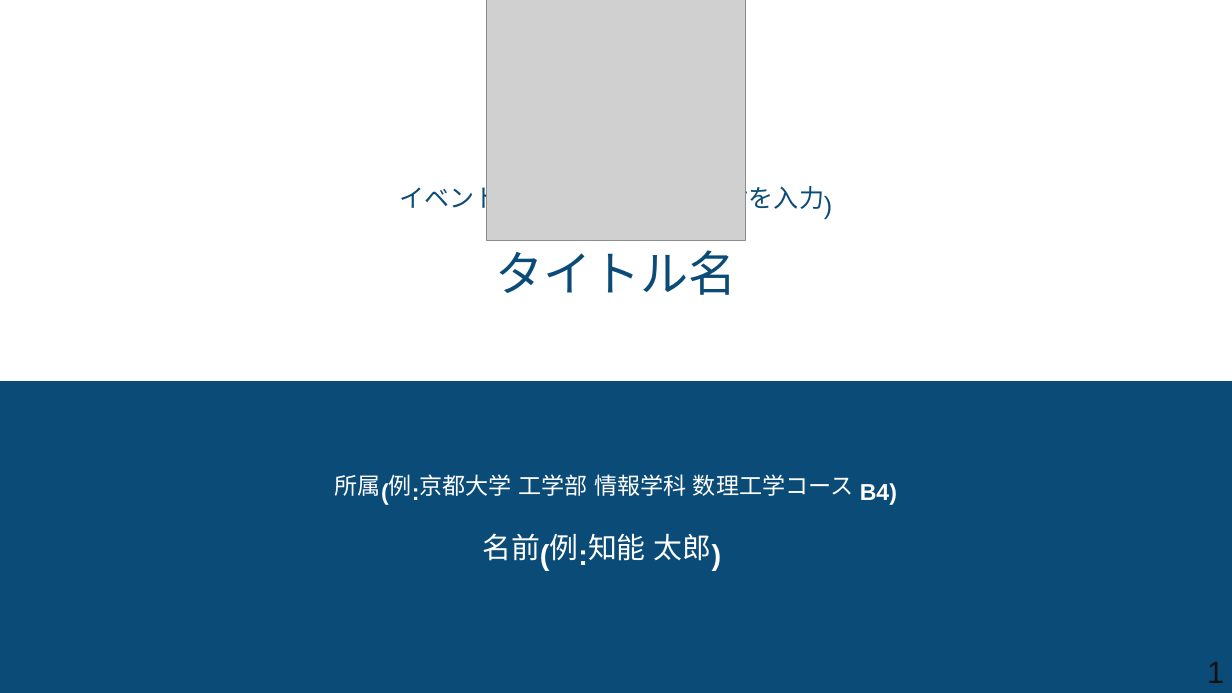
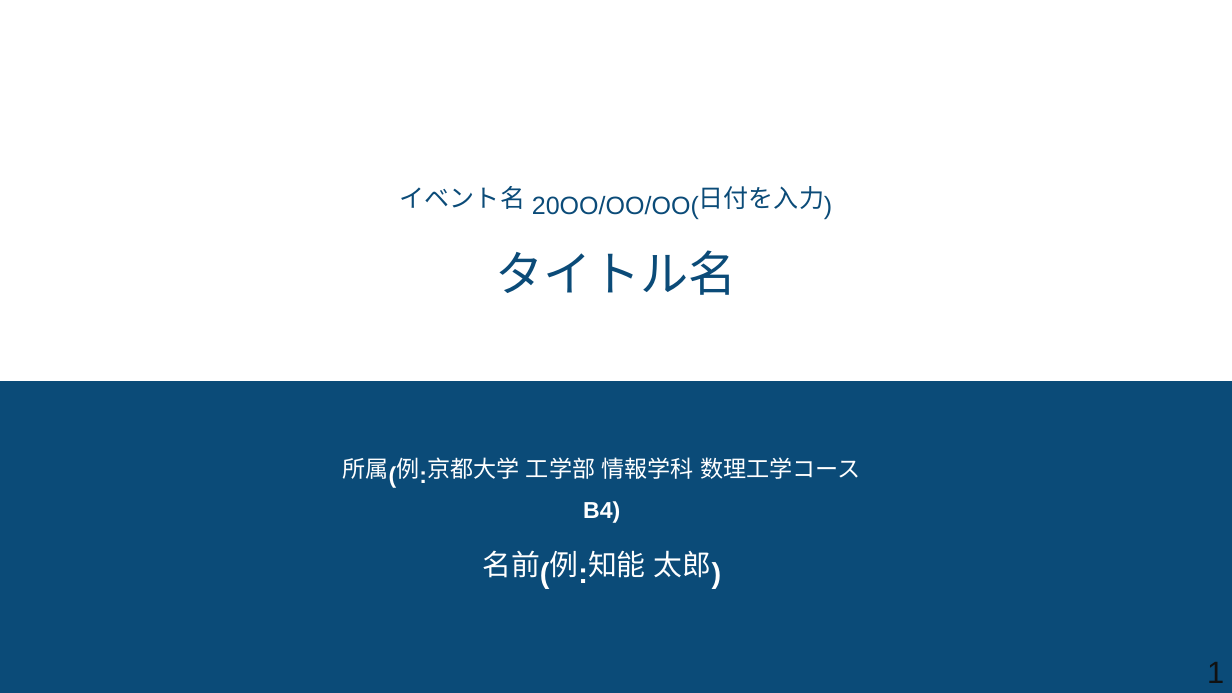
Before and after one commit to syarasyoujyu/create_presentation, a slide deck: slide 1 of prompts/marp-template.pptx. Drawn at 1232x693 pixels with LibreOffice and Linux fonts; fonts in the diff are those of the drawing; grey boxes stand for pictures. Boxes give left, top, right and bottom in pixels: in the first picture for what was removed or moved away, otherwise in the second. Text is boxed around its words. In the diff, an @@ line names an element or a change of style, - is before the commit and + after.

Commit message:
css情報を別ファイルに保管＆それによる仕様変更

```diff
--- a/prompts/marp-template.pptx
+++ b/prompts/marp-template.pptx
@@ picture removed at (486,0,746,240) @@
@@ text added at (532,196,699,219), 19.5 pt, text #0B4B78 @@
+20OO/OO/OO(
@@ 4 texts: place and size @@
-4 texts at (335,474,854,496)
+4 texts at (342,457,861,479)
@@ text "(": place and size @@
-text "(" at (381,478,404,504)
+text "(" at (389,460,412,486)
@@ text "例": place and size @@
-text "例" at (389,474,412,496)
+text "例" at (396,457,419,479)
@@ text ":": place and size @@
-text ":" at (412,478,435,504)
+text ":" at (420,460,443,486)
@@ text "京都⼤学": place and size @@
-text "京都⼤学" at (420,474,512,496)
+text "京都⼤学" at (427,457,519,479)
@@ text "B4)": place and size @@
-text "B4)" at (860,483,897,505)
+text "B4)" at (583,501,620,523)
@@ 4 texts: place and size @@
-4 texts at (482,533,712,561)
+4 texts at (482,550,712,578)
@@ 3 texts: place and size @@
-3 texts at (540,537,740,569)
+3 texts at (540,555,740,587)
```
Also in this commit, not shown: 8 other slides changed, 1 slide removed, 27 other files.
